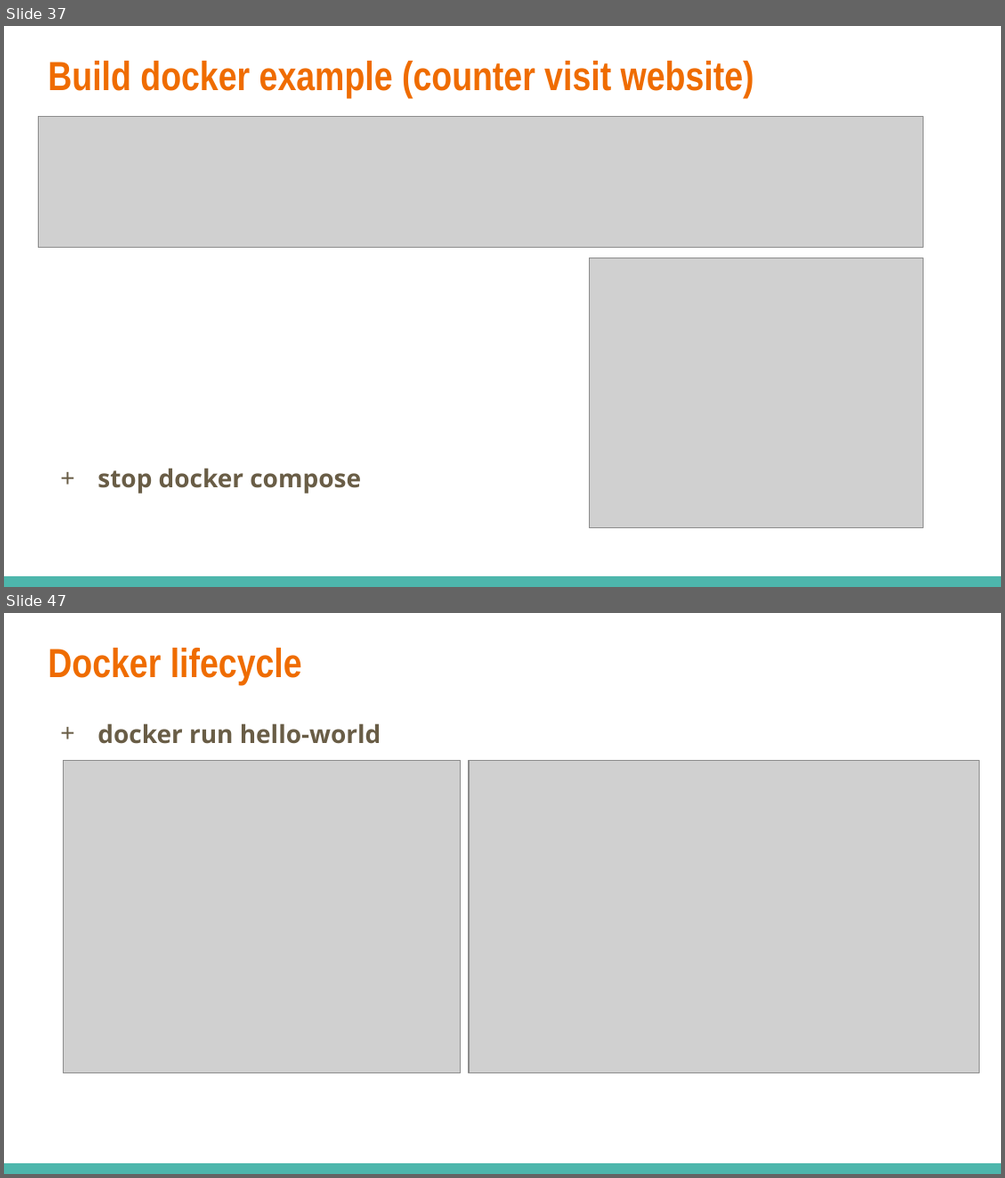
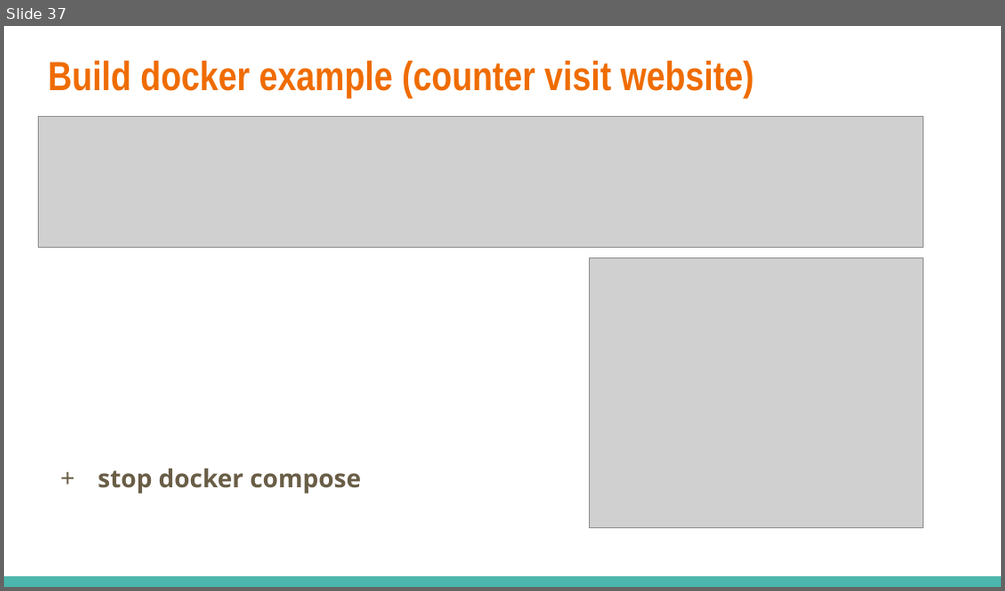
Before and after one commit to dinhhung09138/Learning-Example, a slide deck: Docker - 03 - Build a Custom Images Through Docker.pptx. Shown one above the other, each under a label of ours: slides 37 and 47 before the commit, slide 37 after it; the slides between them are not shown. The pictures are 1005x1178 and 1005x591 pixels, drawn with LibreOffice and Linux fonts; fonts in the diff are those of the drawing; grey boxes stand for pictures. Boxes give left, top, right and bottom in pixels: in the first picture for what was removed or moved away, otherwise in the second. Text is boxed around its words. In the diff, an @@ line names an element or a change of style, - is before the commit and + after.

Commit message:
Docker compose

```diff
--- a/Docker - 03 - Build a Custom Images Through Docker.pptx
+++ b/Docker - 03 - Build a Custom Images Through Docker.pptx
@@ slide 47 removed at [4,613,1001,1174], background #FFFFFF; not listed: 1 template element that a slide beside it also shows @@
@@ title removed at [48,648,302,685] @@
-Docker lifecycle
@@ text removed at [97,723,381,744] @@
-+ docker run hello-world
@@ picture removed at [63,761,460,1072] @@
@@ picture removed at [469,761,979,1072] @@
```
Also in this commit, not shown: 2 slides changed, 2 slides added, 25 other slides removed, 2 other files.
